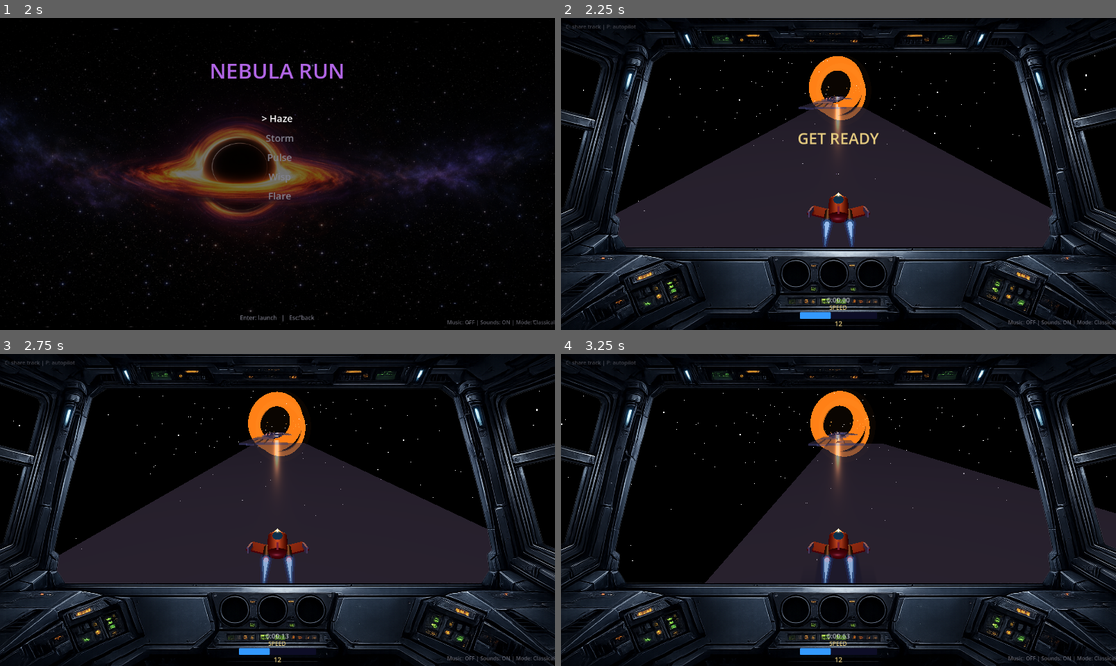
Above: before the commit, frames 1-4 (two rows, left to right).
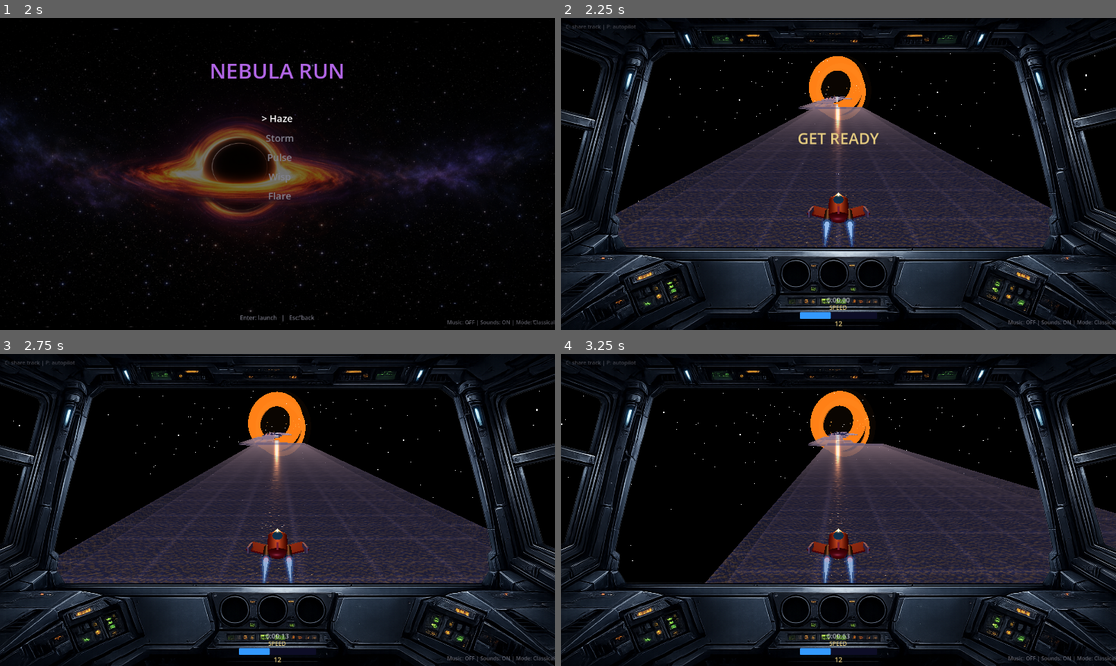
Above: after the commit, the same moments.

Repository: aleksitolvanen/gaasroads
Game: Godot game, scene res://Scenes/MainMenu.tscn
The game is run twice, just before and just after one commit, with the same random seed, the same clock (stepped at 60 frames per second) and the same inputs. Sound files missing from this copy of the repository are replaced by a short silence.
Inputs:
- Up to frame 1 (2 s): tap Enter (ui_accept) at 0.5, 0.77, 1.25, 1.52 s; hold Q 0.53-1.28 s; hold Up (ui_up) from 0.53 s (still down); tap C at 1.35 s
- Up to frame 2 (2.25 s): tap Enter (ui_accept) at 2 s; release Up (ui_up) at 2.03 s; hold Left (ui_left) from 2.03 s (still down); tap V at 2.1 s
- Up to frame 3 (2.75 s): keep holding Left (ui_left)
- Up to frame 4 (3.25 s): keep holding Left (ui_left); tap L at 2.85 s; tap Enter (ui_accept) at 3.02 s

Frame 1 is identical in both runs. In frame 2, 2.5% of the frame differs, in the area x 10-89%, y 25-74%; in frame 3, 3.2%; in frame 4, 3.3%, in the area x 26-100%, y 24-74%.

Commit message:
Ice tiles v2: frost-bordered blocks, crack normals, rim fresnel, backfaces

Diff:
--- a/Scripts/game.gd
+++ b/Scripts/game.gd
@@ -1450,6 +1450,35 @@
 	img.generate_mipmaps()
 	return ImageTexture.create_from_image(img)
 
+# Frost-bordered cell for the ice theme: bright rimed edges and faint
+# internal crack lines - triplanar-tiled per 2u like the panel texture, so
+# merged tile runs still read as individual ice blocks
+func _make_ice_texture() -> ImageTexture:
+	var size := 64
+	var img := Image.create(size, size, false, Image.FORMAT_RGB8)
+	var rng := RandomNumberGenerator.new()
+	rng.seed = 13
+	for y in size:
+		for x in size:
+			var edge := mini(mini(x, size - 1 - x), mini(y, size - 1 - y))
+			var v := 0.7 + rng.randf() * 0.06
+			if edge == 0:
+				v = 1.0
+			elif edge == 1:
+				v = 0.93
+			elif edge <= 3:
+				v = 0.82
+			img.set_pixel(x, y, Color(v, v, v * 1.02))
+	for _i in 6:
+		var x := rng.randi_range(8, size - 9)
+		var y := rng.randi_range(8, size - 9)
+		for _j in rng.randi_range(8, 20):
+			img.set_pixel(clampi(x, 5, size - 6), clampi(y, 5, size - 6), Color(0.9, 0.94, 1.0))
+			x += rng.randi_range(-2, 2)
+			y += rng.randi_range(-1, 2)
+	img.generate_mipmaps()
+	return ImageTexture.create_from_image(img)
+
 func _apply_tile_texture(mat: StandardMaterial3D, tex: ImageTexture):
 	mat.albedo_texture = tex
 	mat.uv1_triplanar = true
@@ -1471,20 +1500,44 @@
 
 	# Dark Matter stays murky: weakest self-glow of all themes
 	var glow := 0.28 if GameState.selected_group == 3 else 0.4
+	var ice_tex: ImageTexture
+	var ice_normal: NoiseTexture2D
+	if GameState.selected_group == 1:
+		ice_tex = _make_ice_texture()
+		var noise := FastNoiseLite.new()
+		noise.seed = 11
+		noise.frequency = 0.12
+		ice_normal = NoiseTexture2D.new()
+		ice_normal.width = 128
+		ice_normal.height = 128
+		ice_normal.noise = noise
+		ice_normal.as_normal_map = true
+		ice_normal.bump_strength = 6.0
 	for h in range(1, 10):
 		var mat := StandardMaterial3D.new()
 		var brightness := 1.2 + (h - 1) * 0.1
 		if GameState.selected_group == 1:
-			# Nebula: translucent ice cubes - pale glassy blue, no panel
-			# texture so the tiles read as clean glass blocks
+			# Nebula: solid translucent ice blocks. Backfaces render so a
+			# tile reads as a filled cube, rim approximates the fresnel
+			# frost of real ice, and the noise normal map gives the
+			# surface its uneven glints; frost borders mark each 2u cell
 			mat.transparency = BaseMaterial3D.TRANSPARENCY_ALPHA
-			mat.albedo_color = Color(0.72, 0.86, 1.0) * (0.9 + (h - 1) * 0.04)
-			mat.albedo_color.a = 0.55
+			mat.cull_mode = BaseMaterial3D.CULL_DISABLED
+			mat.albedo_color = Color(0.68, 0.84, 1.0) * (0.9 + (h - 1) * 0.04)
+			mat.albedo_color.a = 0.62
 			mat.metallic = 0.0
-			mat.roughness = 0.06
+			mat.metallic_specular = 0.8
+			mat.roughness = 0.05
+			mat.rim_enabled = true
+			mat.rim = 0.5
+			mat.rim_tint = 0.3
+			mat.normal_enabled = true
+			mat.normal_texture = ice_normal
+			mat.normal_scale = 0.6
 			mat.emission_enabled = true
 			mat.emission = Color(0.3, 0.5, 0.75) * 0.3
 			mat.emission_energy_multiplier = glow
+			_apply_tile_texture(mat, ice_tex)
 		else:
 			mat.albedo_color = base_color * brightness
 			mat.albedo_color.a = 1.0
